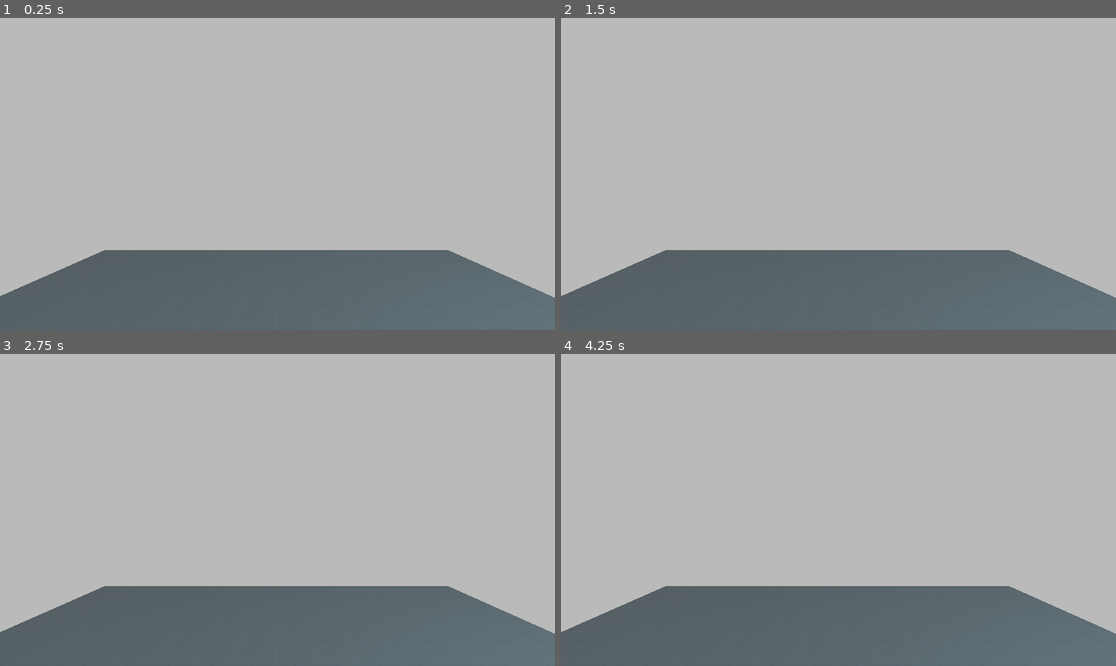
Above: before the commit, frames 1-4 (two rows, left to right).
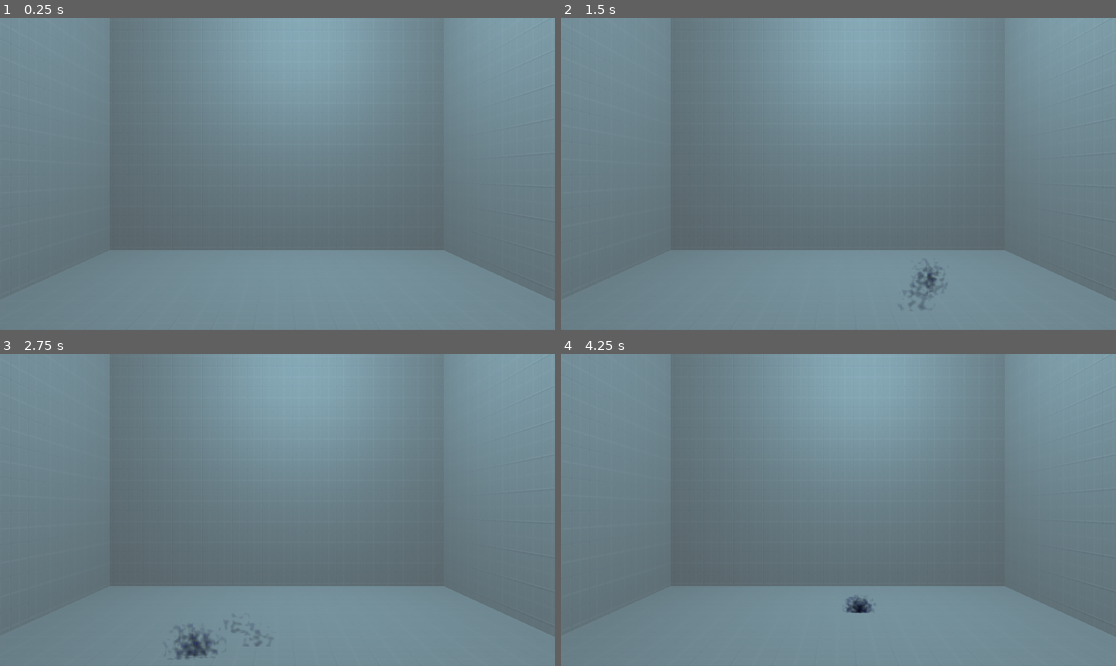
Above: after the commit, the same moments.

Repository: mobile-bungalow/portal_gel
Game: Godot game, scene res://start.tscn
Two runs of this game, one before a commit and one after it. Both use one fixed random seed, a clock stepped at 60 frames per second and the inputs below.
Inputs:
- Up to frame 1 (0.25 s): no input
- Up to frame 2 (1.5 s): tap Enter at 0.5 s
- Up to frame 3 (2.75 s): no input
- Up to frame 4 (4.25 s): no input

The runs differ from the first frame. In frame 1, 99% of the frame differs, in the area x 0-100%, y 0-100%; in frame 2, 99%; in frame 3, 99%; in frame 4, 99%.

Commit message:
it's trash but it's free please don't comlpain in the issues

Diff:
--- a/emitter.gd
+++ b/emitter.gd
@@ -19,11 +19,20 @@
 var circleRadius: float = 30.0
 var angularSpeed: float = 1.5
 var angle: float = 0.0
+var time = 0.0
+
+var emitter: GPUParticles3D
 
 func _ready():
     # Create and configure the timer
     tc = ImageTexture.new()
     tc.set_image(dataTexture)
+
+    splat_tex = ImageTexture.new()
+    splat_tex.set_image(splatPos)
+
+    emitter = get_node("%splat_emitter")
+
     spawnTimer = Timer.new()
     spawnTimer.wait_time = randf_range(0.0, 0.1)  # Adjust the time range as needed
     spawnTimer.connect("timeout", _on_spawn_timer_timeout)
@@ -38,6 +47,7 @@
         var off = Vector3(randf_range(-10.0, 10.0) + x, randf_range(0.0, 10.0), randf_range(-10.0, 10.0) + z) / 20.0
         var newSubscene = subsceneInstance.instantiate()
         newSubscene.connect("spawn_decal", spawn_decal)
+        newSubscene.connect("spawn_splat", spawn_splat)
         newSubscene.position += off;
         add_child(newSubscene)
 
@@ -45,12 +55,26 @@
     spawnTimer.wait_time = randf_range(0.0, 0.05)
     spawnTimer.start()
 
+func spawn_splat(pos: Vector3):
+    if first_decal:
+        #emitter.hide()
+        var node = emitter.duplicate();
+        emitter.position = pos;
+        emitter.emitting = true;
+        #emitter.show()
+    pass
+
 func spawn_decal(pos: Vector3):
+    var color: Color = Color(pos.x, pos.y, pos.z, time)
+    splatPos.set_pixel(splat_count, 0, color)
+    splat_count += 1
     var newSubscene = decal_scene.instantiate()
-    newSubscene.position = pos;
+    newSubscene.position = pos
+    get_node("%decals").add_child(newSubscene)
     if not first_decal:
         first_decal = newSubscene
-    get_node("%decals").add_child(newSubscene)
+    else:
+        newSubscene.not_first()
 
 func update_data_texture():
     # Map the position to data texture coordinates
@@ -65,7 +89,8 @@
         last_child = child
         i += 1
     if first_decal:
-        first_decal.set_n_decals(len(get_node("%decals").get_children()))
+        splat_tex.update(splatPos)
+        first_decal.set_n_decals(splat_count)
         first_decal.set_pos_tex(splat_tex)
     if last_child:
         tc.update(dataTexture)
@@ -73,6 +98,7 @@
         last_child.set_particle_image(tc)
 
 func _process(delta):
+    time += delta
     angle += angularSpeed * delta
 
     update_data_texture()
--- a/emitter.tscn
+++ b/emitter.tscn
@@ -1,9 +1,60 @@
-[gd_scene load_steps=2 format=3 uid="uid://53qah8ldarrq"]
+[gd_scene load_steps=10 format=3 uid="uid://53qah8ldarrq"]
 
 [ext_resource type="Script" path="res://emitter.gd" id="1_wei6y"]
+[ext_resource type="Shader" path="res://splat.gdshader" id="2_vqt4x"]
+
+[sub_resource type="Curve" id="Curve_uepgp"]
+_data = [Vector2(0, 0.212), 0.0, 0.0, 0, 0, Vector2(1, 0.632), 0.0, 0.0, 0, 0]
+point_count = 2
+
+[sub_resource type="CurveTexture" id="CurveTexture_n8oyj"]
+curve = SubResource("Curve_uepgp")
+
+[sub_resource type="ParticleProcessMaterial" id="ParticleProcessMaterial_hqxry"]
+lifetime_randomness = 0.68
+angle_min = -511.8
+angle_max = 390.4
+inherit_velocity_ratio = 0.319
+direction = Vector3(2.08165e-12, 1, 2.08165e-12)
+spread = 28.735
+flatness = 0.06
+initial_velocity_min = 1.0
+initial_velocity_max = 6.0
+scale_min = 0.0
+scale_curve = SubResource("CurveTexture_n8oyj")
+
+[sub_resource type="FastNoiseLite" id="FastNoiseLite_h7pk2"]
+frequency = 0.0088
+offset = Vector3(-279.07, 2.08167e-14, 2.08167e-14)
+fractal_type = 0
+
+[sub_resource type="NoiseTexture2D" id="NoiseTexture2D_a5lw6"]
+noise = SubResource("FastNoiseLite_h7pk2")
+
+[sub_resource type="ShaderMaterial" id="ShaderMaterial_8fvx4"]
+render_priority = 0
+shader = ExtResource("2_vqt4x")
+shader_parameter/color = Color(0.00784314, 0, 0.992157, 1)
+shader_parameter/noise_texture = SubResource("NoiseTexture2D_a5lw6")
+
+[sub_resource type="QuadMesh" id="QuadMesh_svfcg"]
+material = SubResource("ShaderMaterial_8fvx4")
 
 [node name="emitter" type="Node3D"]
 script = ExtResource("1_wei6y")
 
 [node name="decals" type="Node3D" parent="."]
 unique_name_in_owner = true
+
+[node name="splat_emitter" type="GPUParticles3D" parent="."]
+unique_name_in_owner = true
+cast_shadow = 0
+emitting = false
+amount = 32
+lifetime = 0.13
+one_shot = true
+explosiveness = 0.43
+randomness = 0.34
+collision_base_size = 9.9
+process_material = SubResource("ParticleProcessMaterial_hqxry")
+draw_pass_1 = SubResource("QuadMesh_svfcg")
--- a/jelly_decal.gd
+++ b/jelly_decal.gd
@@ -1,6 +1,11 @@
 extends Node3D
 
 var mesh_instance3d: MeshInstance3D
+
+# only the first decal on any surface should render textures
+func not_first():
+	mesh_instance3d.visible = false;
+
 
 func set_pos_tex(image: ImageTexture):
 	var mat = mesh_instance3d.get_active_material(0) as ShaderMaterial;
--- a/jelly_decal.gdshader
+++ b/jelly_decal.gdshader
@@ -1,7 +1,6 @@
 shader_type spatial;
 
 // Use unshaded rendering mode with depth test disabled and front-face culling
-
 render_mode depth_test_disabled;
 
 // Uniforms for depth texture, position texture, noise texture, and number of decals
@@ -9,12 +8,22 @@
 uniform sampler2D position_tex;
 uniform sampler2D noise;
 uniform int num_decals;
+const float k = 0.5;
+
+// Function to transform point from global to model space
+vec3 transformPointToModelSpace(vec3 point, mat4 model_matrix) {
+    return (model_matrix * vec4(point, 1.0)).xyz;
+}
+
+float opSmoothUnion(float d1, float d2) {
+    float h = clamp(0.5 + 0.5 * (d2 - d1) / k, 0.0, 1.0);
+    return mix(d2, d1, h) - k * h * (1.0 - h);
+}
 
 // Function to generate a pseudo-random value based on 2D coordinates
 float rand(vec2 co) {
     return fract(sin(dot(co, vec2(12.9898, 78.233))) * 43758.5453);
 }
-
 void fragment() {
     // Retrieve depth information from the depth texture
     float depth = textureLod(depth_tex, SCREEN_UV, 0.0).r;
@@ -24,28 +33,43 @@
     vec4 wpos = INV_VIEW_MATRIX * (upos / upos.w);
 
     // Transform world coordinates to object coordinates
-    vec3 obj_position = -(inverse(MODEL_MATRIX) * wpos).xyz;
+    vec3 obj_position = (inverse(MODEL_MATRIX) * wpos).xyz;
 
-    float circle_radius = 0.4; // Set the radius of the circle
+    float circle_radius = 0.3; // Set the radius of the circle
 
-    // Check if the fragment is outside the circle
-    if (length(obj_position.xz) > circle_radius) {
+    float d = 1000.0;
+
+    for (int i = 0; i < num_decals; i++) {
+        vec4 particle = texelFetch(position_tex, ivec2(i, 0), 0);
+        vec3 particlePos = transformPointToModelSpace(particle.rgb, inverse(MODEL_MATRIX));
+
+		float timestamp_offset =  TIME - particle.a;
+        float max_radius_increase = 0.3; // Adjust the maximum radius increase as needed
+        float animated_radius = circle_radius + min(0.3 * timestamp_offset, 0.3);
+        // Include particle position in ray marching with offset
+		// TODO: find out what this offset actually should be
+        d = opSmoothUnion(d, length(obj_position.xz - particle.xz + vec2(2.5, 0.0)) - animated_radius);
+    }
+
+    // Use noise texture to feather out the edges
+    float noise_value = texture(noise, obj_position.xz * 0.1).r; // Adjust the scale as needed
+    float feather_distance = 0.05; // Adjust the feather distance as needed
+
+    // Threshold the distance against the noise to feather out the edges
+    float thresholded_distance = smoothstep(circle_radius - feather_distance, circle_radius, d * noise_value);
+
+    // Check if the fragment is outside the feathered circle
+    if (thresholded_distance > 0.0) {
         discard;
     }
 
-    float alpha = 0.5;
+    float alpha = 0.9;
 
-
-    // Calculate the specular reflection component
-    vec3 view_dir = normalize(VIEW - wpos.xyz);
-    vec3 normal = normalize(cross(dFdx(obj_position), dFdy(obj_position)));
-
-
-    // Set the color of the circle with specular reflection
-	NORMAL = vec3(0.0, 1.0, 0.0);
-    ALBEDO.xyz = vec3(1.0, 0.0, 0.0);
-	SPECULAR = 1.0;
-	ROUGHNESS = 1.0;
-	METALLIC = 1.0;
-    ALPHA = 1.0; //clamp(alpha, 0.0, 1.0);
+    // Set the color of the circles
+    NORMAL = vec3(noise_value * 0.15, 1.0, noise_value * 0.15);
+    ALBEDO.xyz = vec3(0.0, 0.1, 0.55);
+	METALLIC = 0.3;
+	SPECULAR = 0.3;
+	ROUGHNESS = 0.4;
+    ALPHA = clamp(alpha, 0.0, 1.0);
 }
--- a/jelly_decal.tscn
+++ b/jelly_decal.tscn
@@ -1,16 +1,23 @@
-[gd_scene load_steps=6 format=3 uid="uid://c78ubl22y0uai"]
+[gd_scene load_steps=8 format=3 uid="uid://c78ubl22y0uai"]
 
 [ext_resource type="Shader" path="res://jelly_decal.gdshader" id="1_i76wm"]
 [ext_resource type="Script" path="res://jelly_decal.gd" id="1_vxwpe"]
+
+[sub_resource type="FastNoiseLite" id="FastNoiseLite_08bsu"]
+frequency = 0.0339
+
+[sub_resource type="NoiseTexture2D" id="NoiseTexture2D_sdtck"]
+noise = SubResource("FastNoiseLite_08bsu")
 
 [sub_resource type="ShaderMaterial" id="ShaderMaterial_fdvkv"]
 render_priority = 0
 shader = ExtResource("1_i76wm")
 shader_parameter/num_decals = null
+shader_parameter/noise = SubResource("NoiseTexture2D_sdtck")
 
 [sub_resource type="BoxMesh" id="BoxMesh_nqv3l"]
 material = SubResource("ShaderMaterial_fdvkv")
-size = Vector3(1.3, 1.3, 1.3)
+size = Vector3(100.3, 1.3, 100.3)
 
 [sub_resource type="BoxShape3D" id="BoxShape3D_cotco"]
 size = Vector3(0.440338, 0.40625, 0.480042)
--- a/particle.gd
+++ b/particle.gd
@@ -10,7 +10,7 @@
 
 
 signal spawn_decal(pos: Vector3)
-
+signal spawn_splat(pos: Vector3)
 
 func set_particle_image(image: ImageTexture):
     var mat = mesh_instance3d.get_active_material(0) as ShaderMaterial;
@@ -37,10 +37,11 @@
     if body.is_in_group("breaks_fluid"):
         var overlapped_bodies = area_3d.get_overlapping_areas()
         var in_decal = false
+        print("work")
+        emit_signal("spawn_splat", position)
         for b in overlapped_bodies:
             if b.is_in_group("decals"):
                 in_decal = true
         if not in_decal:
             emit_signal("spawn_decal", position)
-
         queue_free()
--- /dev/null
+++ b/splat.gdshader
@@ -0,0 +1,39 @@
+shader_type spatial;
+
+// Uniform for the noise texture
+uniform sampler2D noise_texture;
+uniform vec3 color: source_color;
+
+varying vec2 seed;
+
+void vertex() {
+    mat4 modified_model_view = VIEW_MATRIX * mat4(
+        INV_VIEW_MATRIX[0],
+        INV_VIEW_MATRIX[1],
+        INV_VIEW_MATRIX[2],
+        MODEL_MATRIX[3]
+    );
+    MODELVIEW_MATRIX = modified_model_view;
+	seed = vec2(float(INSTANCE_ID), float(INSTANCE_ID * 2));
+}
+
+void fragment() {
+
+
+    // Random offset based on the instance index
+    vec2 random_offset = vec2(
+        sin((TIME + seed.x)) ,
+        cos((TIME + seed.y))
+    );
+
+
+    // Sample noise texture
+    vec4 noise_color = texture(noise_texture, UV + random_offset);
+
+
+    // Apply noise color to albedo with attenuation
+    ALBEDO = color * pow(noise_color.r, 5);
+
+    // Set alpha to 1.0 (fully opaque)
+    ALPHA = clamp(noise_color.r - length(UV - vec2(0.5)) - 0.2, 0, 1) * 0.5;
+}
--- a/start.tscn
+++ b/start.tscn
@@ -1,7 +1,8 @@
-[gd_scene load_steps=8 format=3 uid="uid://bkely0bnm8po4"]
+[gd_scene load_steps=9 format=3 uid="uid://bkely0bnm8po4"]
 
 [ext_resource type="PackedScene" uid="uid://53qah8ldarrq" path="res://emitter.tscn" id="1_4dic6"]
 [ext_resource type="Texture2D" uid="uid://byky5u23xf6iu" path="res://walltexture.jpgf8e1ee5c-aa56-40f9-986a-a583fbad830bDefaultHQ.jpg" id="3_bpt47"]
+[ext_resource type="Texture2D" uid="uid://vxebrrs3rud7" path="res://NormalMap.png" id="3_nhih4"]
 [ext_resource type="PackedScene" uid="uid://c78ubl22y0uai" path="res://jelly_decal.tscn" id="3_rgbs2"]
 
 [sub_resource type="Environment" id="Environment_k4ahb"]
@@ -13,6 +14,8 @@
 
 [sub_resource type="StandardMaterial3D" id="StandardMaterial3D_n2mpi"]
 albedo_texture = ExtResource("3_bpt47")
+normal_enabled = true
+normal_texture = ExtResource("3_nhih4")
 uv1_scale = Vector3(50, 50, 50)
 uv1_triplanar_sharpness = 0.812252
 uv1_world_triplanar = true
@@ -34,7 +37,7 @@
 environment = SubResource("Environment_k4ahb")
 
 [node name="OmniLight3D" type="OmniLight3D" parent="."]
-transform = Transform3D(1, 0, 0, 0, 1, 0, 0, 0, 1, 9.8994, 3.45461, 6.42936)
+transform = Transform3D(1, 0, 0, 0, 1, 0, 0, 0, 1, 1.24038, 6.66226, -5.98347)
 light_color = Color(0.717647, 0.92549, 0.996078, 1)
 light_energy = 4.856
 light_indirect_energy = 2.939
@@ -54,5 +57,19 @@
 transform = Transform3D(16.2151, 0, 0, 0, 0.22619, 0, 0, 0, 17.5872, 0, -0.927927, -3.08871)
 mesh = SubResource("BoxMesh_60un7")
 
-[node name="JellyDecal" parent="." instance=ExtResource("3_rgbs2")]
-transform = Transform3D(1, 0, 0, 0, 1, 0, 0, 0, 1, 1.58565, -3.58809, 0.994969)
+[node name="MeshInstance3D2" type="MeshInstance3D" parent="StaticBody3D"]
+transform = Transform3D(-7.08785e-07, 0.22619, 0, -16.2151, -9.88708e-09, 0, 0, 0, 17.5872, 8.01402, 7.11129, -3.18198)
+mesh = SubResource("BoxMesh_60un7")
+
+[node name="MeshInstance3D3" type="MeshInstance3D" parent="StaticBody3D"]
+transform = Transform3D(-7.08785e-07, 0.22619, 0, -16.2151, -9.88708e-09, 0, 0, 0, 17.5872, -7.98598, 7.11129, -3.18198)
+mesh = SubResource("BoxMesh_60un7")
+
+[node name="MeshInstance3D4" type="MeshInstance3D" parent="StaticBody3D"]
+transform = Transform3D(4.09994e-14, -9.88708e-09, -17.5872, -16.2151, -9.88708e-09, 0, -7.08785e-07, 0.22619, -7.68761e-07, 0.0147748, 7.11129, -11.9434)
+mesh = SubResource("BoxMesh_60un7")
+
+[node name="ResourcePreloader" type="ResourcePreloader" parent="."]
+
+[node name="JellyDecal" parent="ResourcePreloader" instance=ExtResource("3_rgbs2")]
+transform = Transform3D(1, 0, 0, 0, 1, 0, 0, 0, 1, 0, 0, -0.298579)
Binary file removed: 2011-08-18_202031_325263-1756395997.jpg
Binary file added: NormalMap.png
Not shown, changed: NormalMap.png.import
Not shown, added: .DS_Store
